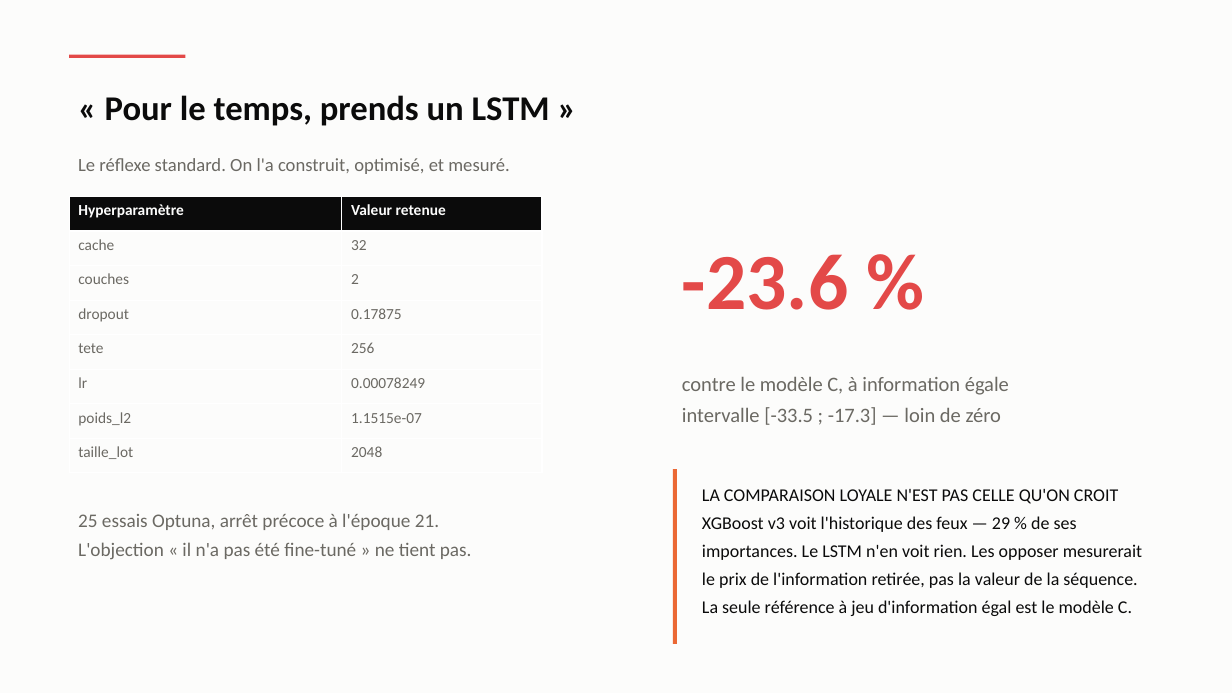
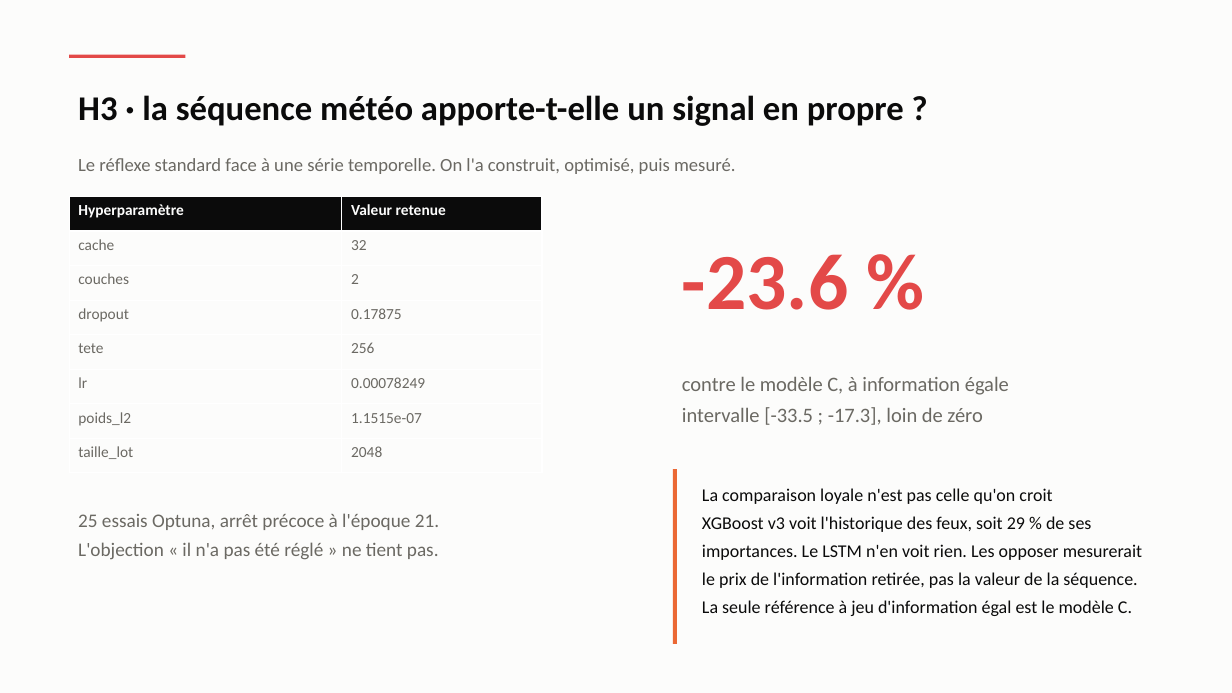
Before and after one commit to Hierogifle/terre-vent-feu-eau-data, a slide deck: slide 21 of presentation/soutenance.pptx (slide 15 before the commit). Drawn at 1232x693 pixels with LibreOffice and Linux fonts; fonts in the diff are those of the drawing. Boxes give left, top, right and bottom in pixels: in the first picture for what was removed or moved away, otherwise in the second. Text is boxed around its words. In the diff, an @@ line names an element or a change of style, - is before the commit and + after.

```diff
--- a/presentation/soutenance.pptx
+++ b/presentation/soutenance.pptx
@@ text at (x1=78, y1=95, x2=904, y2=126): text changed @@
-« Pour le temps, prends un LSTM »
+H3 · la séquence météo apporte-t-elle un signal en propre ?
@@ text at (x1=78, y1=158, x2=735, y2=174): text changed @@
-Le réflexe standard. On l'a construit, optimisé, et mesuré.
+Le réflexe standard face à une série temporelle. On l'a construit, optimisé, puis mesuré.
@@ text at (x1=682, y1=407, x2=982, y2=425): text changed @@
-intervalle [-33.5 ; -17.3] — loin de zéro
+intervalle [-33.5 ; -17.3], loin de zéro
@@ text at (x1=702, y1=488, x2=1142, y2=616): text changed @@
-LA COMPARAISON LOYALE N'EST PAS CELLE QU'ON CROIT
-XGBoost v3 voit l'historique des feux — 29 % de ses importances. Le LSTM n'en voit rien. Les opposer mesurerait le prix de l'information retirée, pas la valeur de la séquence. La seule référence à jeu d'information égal est le modèle C.
+La comparaison loyale n'est pas celle qu'on croit
+XGBoost v3 voit l'historique des feux, soit 29 % de ses importances. Le LSTM n'en voit rien. Les opposer mesurerait le prix de l'information retirée, pas la valeur de la séquence. La seule référence à jeu d'information égal est le modèle C.
@@ text at (x1=78, y1=542, x2=439, y2=560): text changed @@
-L'objection « il n'a pas été fine-tuné » ne tient pas.
+L'objection « il n'a pas été réglé » ne tient pas.
```
Also in this commit, not shown: 25 other slides changed, 11 slides added, 5 slides removed, 4 other files.
